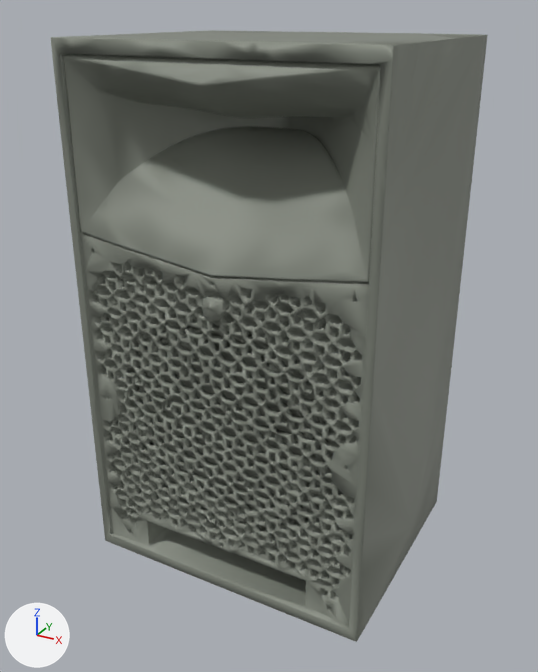
A saved change to the glTF model dist/assets/speaker-2-lod.glb.
Camera for both pictures: a 50 mm lens placed at (1.21, -2.27, 1.03), pointed at (-0.01, -0.04, -0.08). The lights are fixed; the arrows at lower left show +X, +Y and +Z. The first picture is the older version. Where no turn or scale is listed for an object, it has been applied to the vertices. Vertices at exactly the same position are counted once.
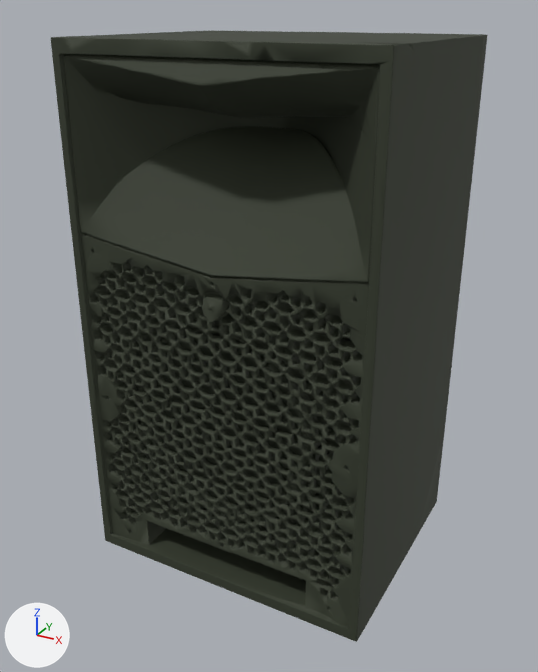
The change, as a diff of the scene's bpy script:
```diff
--- a/dist/assets/speaker-2-lod.glb.py
+++ b/dist/assets/speaker-2-lod.glb.py
@@ mat_satin_cabinet @@
 mat_satin_cabinet = principled_material('Satin cabinet')
-mat_satin_cabinet.base_color = (0.23, 0.25, 0.21)  # grey #84897e
+mat_satin_cabinet.base_color = (0.0329, 0.0415, 0.0231)  # dark green #33392a
 mat_satin_cabinet.metallic = 0.16
@@ me_mesh_0 @@
 me_mesh_0.from_pydata(...)  # 14140 vertices, 29871 faces; spans x -0.55..0.55, y -0.46..0.46, z -0.95..0.95
 # used by ob_mesh_0; location = (0.0, 0.002, -0.001)
+# me_mesh_0 part 1: 24 vertices moved within x -0.38..0.41, y -0.42..-0.37, z -0.64..0.13; 42 vertices removed from x -0.44..0.42, y -0.42..-0.31, z -0.68..0.21; 42 vertices added at x -0.44..0.43, y -0.42..-0.3, z -0.68..0.22
+# me_mesh_0 part 2: 1 vertex moved within x 0.14, y -0.05, z 0.66; 3 vertices removed from x 0.02..0.13, y -0.05..0.03, z 0.65..0.66; 3 vertices added at x 0.03..0.14, y -0.05..0.03, z 0.65..0.66
+# me_mesh_0 part 3: 1 vertex moved within x 0.01, y -0.46, z 0.84; 1 vertex removed from x 0.0, y -0.46, z 0.84; 1 vertex added at x 0.01, y -0.46, z 0.84
 me_mesh_0.materials.append(mat_satin_cabinet)
```

Location of each change, (x1, y1, x2, y2) in pixels of the pictures (538 x 672 px; the box of a moved part takes in the faces that stretch with it):
'Mesh_0', recoloured, reshaped (grey to dark green)
    both: (51, 30, 488, 642)
part 1 of me_mesh_0, moved or reshaped
    before: (124, 310, 335, 529)
    after: (124, 310, 335, 530)
part 2 of me_mesh_0, moved or reshaped (not visible afterwards)
    before: (284, 116, 311, 135)
part 3 of me_mesh_0, moved or reshaped
    both: (181, 77, 221, 86)
